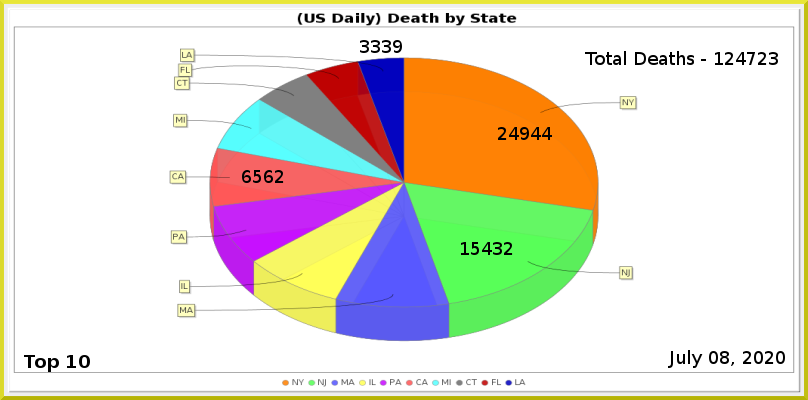
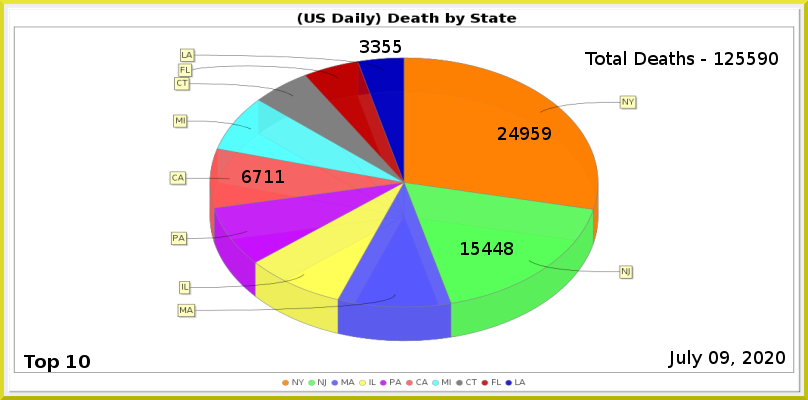
Layers edited between the first and the second 808×400 image:
painted on "Least" over [382, 40, 402, 53]
painted on "CA" over [253, 170, 284, 183]
painted on "NJ" over [493, 242, 513, 255]
painted on "NY" over [531, 127, 552, 140]
renamed "Total Deaths - 124723" to "Total Deaths - 125590", painted on it over [736, 52, 778, 65]
painted on "Current Date" over [720, 351, 729, 364]
painted on "Death_by_State.png" over [169, 58, 638, 342]
